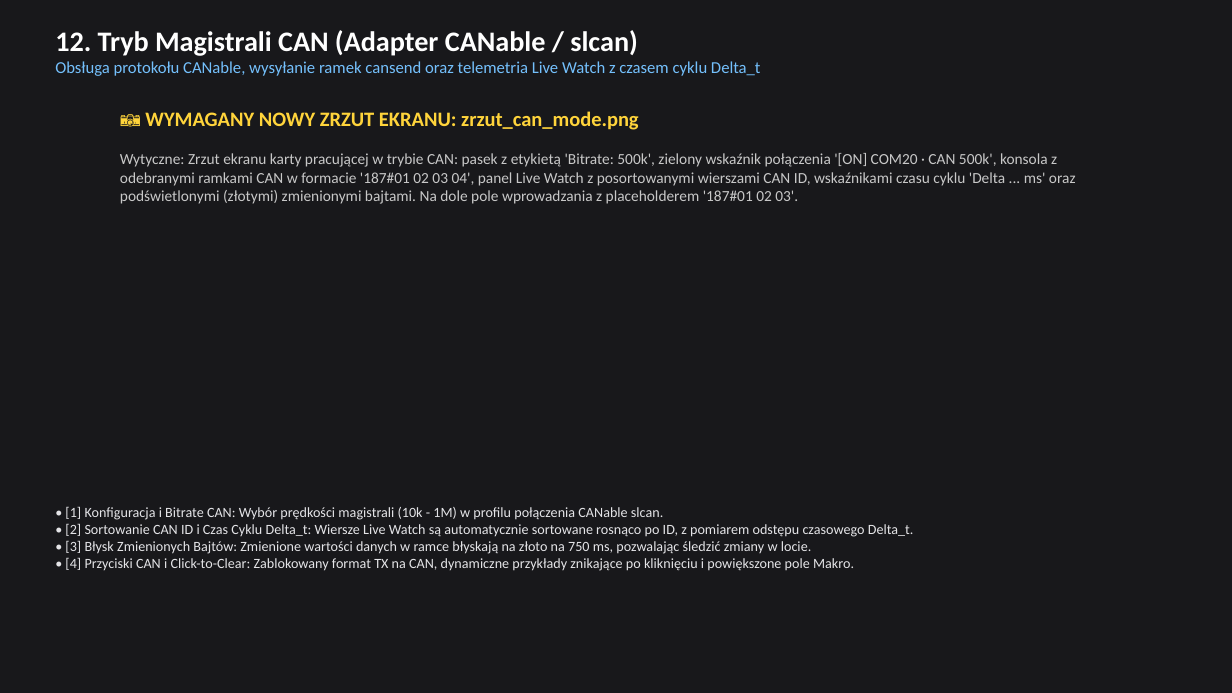
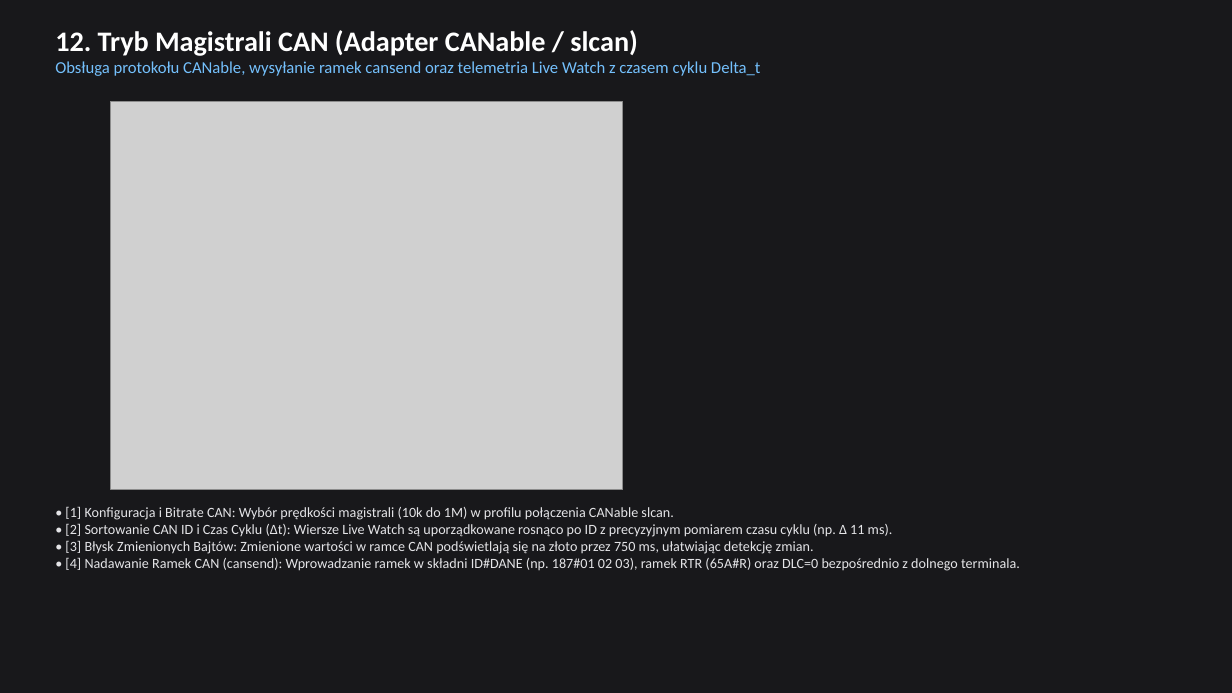
Before and after one commit to hymix/serial_commander, a slide deck: slide 12 of build_docs/Serial_Commander_Prezentacja.pptx. Drawn at 1232x693 pixels with LibreOffice and Linux fonts; fonts in the diff are those of the drawing; grey boxes stand for pictures. Boxes give left, top, right and bottom in pixels: in the first picture for what was removed or moved away, otherwise in the second. Text is boxed around its words. In the diff, an @@ line names an element or a change of style, - is before the commit and + after.

Commit message:
feat(v1.8.0): akcje Query i Step, liczniki {CNT}, przycisk Stop oraz aktualizacja dokumentacji
- Typ przycisku Query (Request-Response z timeoutem i pomiarem czasu w ms)
- Typ przycisku Step (przełącznik wielostanowy z tabelą kroków)
- Dynamiczne liczniki kroczące {CNT} i {SEQ} z pomocnikiem szablonów i walidatorem CAN
- Przycisk Stop (N) zatrzymujący wszystkie aktywne pętle Trigger
- Aktualizacja INSTRUKCJA.md, build_docs.py (slajdy 12-13) oraz dołączenie zrzutów ekranu

```diff
--- a/build_docs/Serial_Commander_Prezentacja.pptx
+++ b/build_docs/Serial_Commander_Prezentacja.pptx
@@ picture added at [111,102,623,490] @@
@@ text removed at [120,111,1076,204] @@
-📷 WYMAGANY NOWY ZRZUT EKRANU: zrzut_can_mode.png
-Wytyczne: Zrzut ekranu karty pracującej w trybie CAN: pasek z etykietą 'Bitrate: 500k', zielony wskaźnik połączenia '[ON] COM20 · CAN 500k', konsola z odebranymi ramkami CAN w formacie '187#01 02 03 04', panel Live Watch z posortowanymi wierszami CAN ID, wskaźnikami czasu cyklu 'Delta ... ms' oraz podświetlonymi (złotymi) zmienionymi bajtami. Na dole pole wprowadzania z placeholderem '187#01 02 03'.
@@ text at [65,506,1020,571]: text changed @@
-• [1] Konfiguracja i Bitrate CAN: Wybór prędkości magistrali (10k - 1M) w profilu połączenia CANable slcan.
-• [2] Sortowanie CAN ID i Czas Cyklu Delta_t: Wiersze Live Watch są automatycznie sortowane rosnąco po ID, z pomiarem odstępu czasowego Delta_t.
-• [3] Błysk Zmienionych Bajtów: Zmienione wartości danych w ramce błyskają na złoto na 750 ms, pozwalając śledzić zmiany w locie.
-• [4] Przyciski CAN i Click-to-Clear: Zablokowany format TX na CAN, dynamiczne przykłady znikające po kliknięciu i powiększone pole Makro.
+• [1] Konfiguracja i Bitrate CAN: Wybór prędkości magistrali (10k do 1M) w profilu połączenia CANable slcan.
+• [2] Sortowanie CAN ID i Czas Cyklu (Δt): Wiersze Live Watch są uporządkowane rosnąco po ID z precyzyjnym pomiarem czasu cyklu (np. Δ 11 ms).
+• [3] Błysk Zmienionych Bajtów: Zmienione wartości w ramce CAN podświetlają się na złoto przez 750 ms, ułatwiając detekcję zmian.
+• [4] Nadawanie Ramek CAN (cansend): Wprowadzanie ramek w składni ID#DANE (np. 187#01 02 03), ramek RTR (65A#R) oraz DLC=0 bezpośrednio z dolnego terminala.
```
Also in this commit, not shown: 4 other slides changed, 1 slide added, 9 other files.
